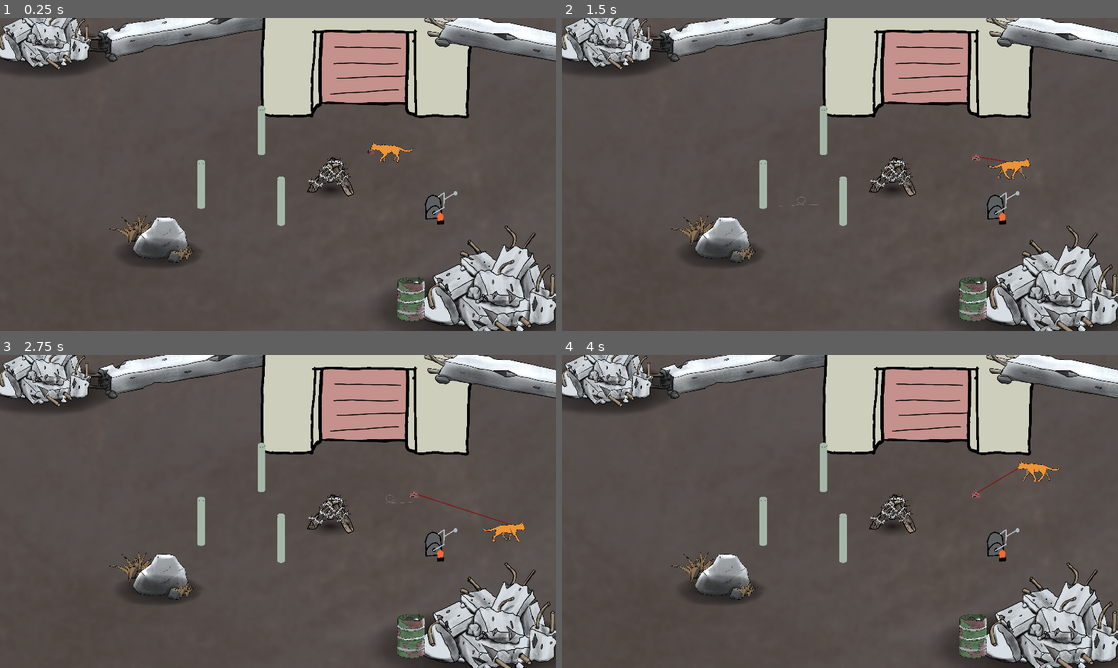
Above: before the commit, frames 1-4 (two rows, left to right).
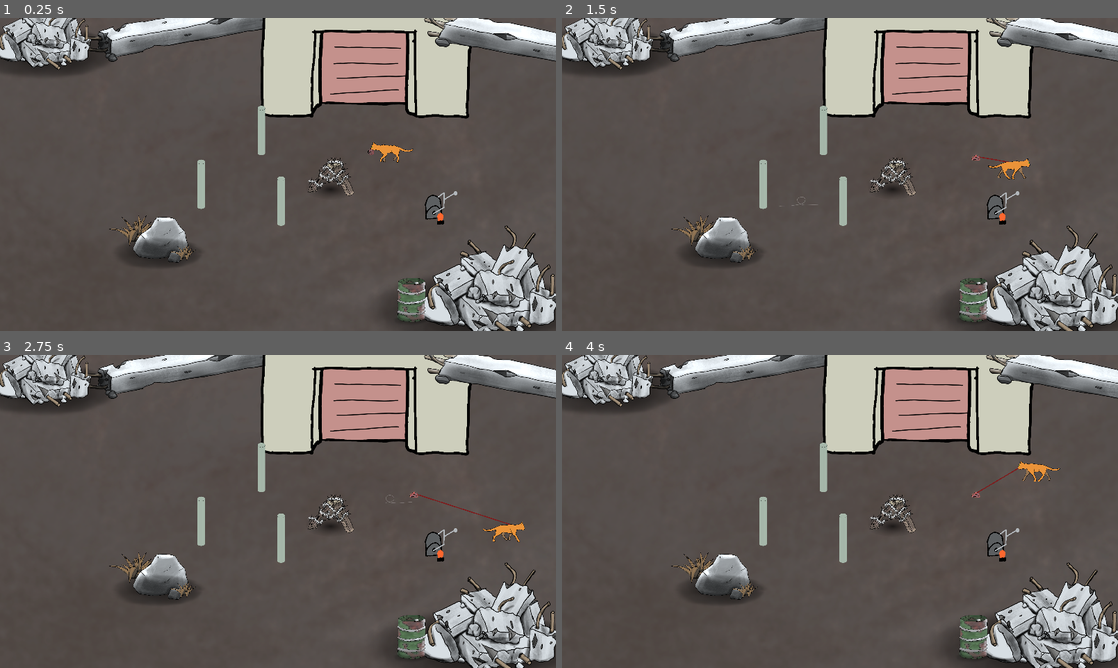
Above: after the commit, the same moments.

Repository: Flodurs/Godotwildjam63
Game: Godot game, scene res://szenen/Levels/level_1.tscn
Two runs of this game, one before a commit and one after it. Both use one fixed random seed, a clock stepped at 60 frames per second and the inputs below.
Inputs:
- Up to frame 1 (0.25 s): no input
- Up to frame 2 (1.5 s): tap Enter at 0.5 s; hold D (mRight) 0.53-1.28 s; tap E (wolleInteraktion) at 0.6, 1.35 s; hold S (mDown) from 1.28 s (still down)
- Up to frame 3 (2.75 s): release S (mDown) at 2.03 s; hold D (mRight) from 2.03 s (still down); tap E (wolleInteraktion) at 2.1 s
- Up to frame 4 (4 s): release D (mRight) at 2.78 s; hold W (mUp) 2.78-3.53 s; tap E (wolleInteraktion) at 2.85, 3.6 s; hold A (mLeft) from 3.53 s (still down)

The runs differ from the first frame. In frame 1, 0.4% of the frame differs, in the area x 55-77%, y 44-98%; in frame 2, 0.4%; in frame 3, 0.4%; in frame 4, 0.4%.

Commit message:
assets+cut fix

Diff:
--- a/szenen/objekte/fass.tscn
+++ b/szenen/objekte/fass.tscn
@@ -8,6 +8,7 @@
 [node name="StaticBody2D" type="StaticBody2D"]
 
 [node name="Sprite2D" type="Sprite2D" parent="."]
+position = Vector2(2, 12)
 scale = Vector2(0.3, 0.3)
 texture = ExtResource("1_kiv5x")
 offset = Vector2(0, -370)
--- a/szenen/objekte/seil.gd
+++ b/szenen/objekte/seil.gd
@@ -96,8 +96,9 @@
 
 func stopWolling():
 	ziehtSeil= false
-	$dynLine.remove_point(1)
-	$dynLine.remove_point(0)
+	if($dynLine.get_point_count() > 0):
+		$dynLine.remove_point(1)
+		$dynLine.remove_point(0)
 	for i in get_tree().get_nodes_in_group("Seilabschnitt"):
 		i.queue_free()
 	while conList.size() > 0:
--- a/szenen/objekte/spiked_barricade.gd
+++ b/szenen/objekte/spiked_barricade.gd
@@ -6,4 +6,4 @@
 	for i in area.get_groups():
 		if i == "Cutable":
 			area.on_wireCut()
-			print("CUT!!")
+#			print("CUT!!")
Binary file changed: assets/sprites/Fass.png
Binary file changed: assets/sprites/spiked_barricade.png
Not shown, changed: assets/fass.afdesign
Not shown, changed: assets/spiked_barricade.afdesign
